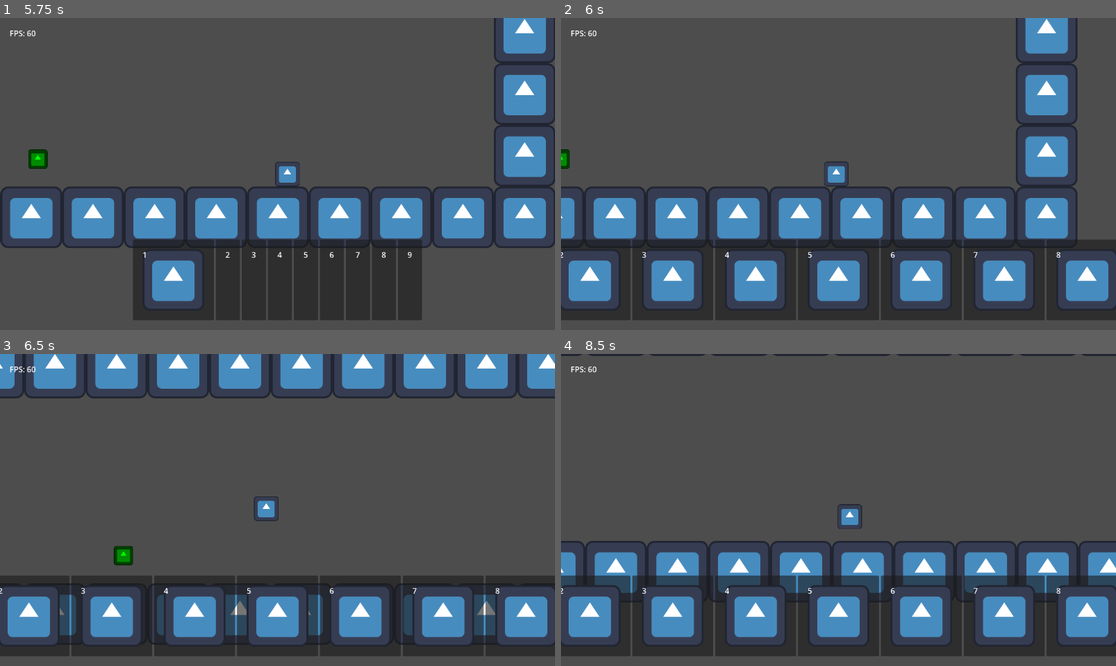
Above: before the commit, frames 1-4 (two rows, left to right).
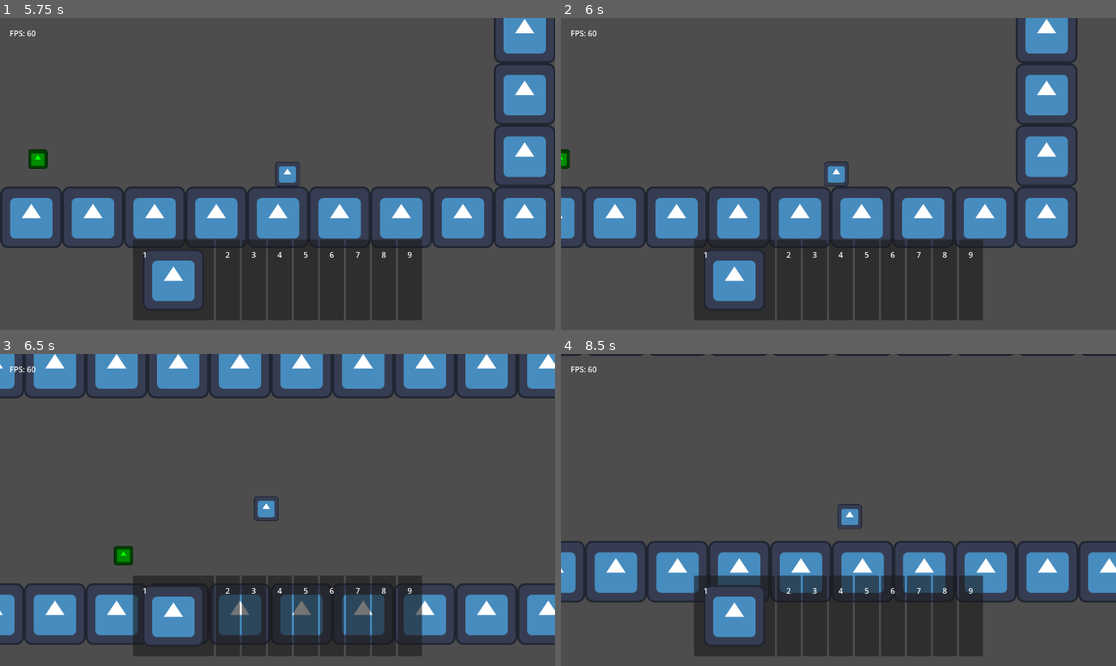
Above: after the commit, the same moments.

Repository: TheHumanMRP/RPG-Life-Tracker
Game: Godot game, scene res://Folders/Systems/Main/Scenes/main_scene.tscn
Two runs of this game, one before a commit and one after it. Both use one fixed random seed, a clock stepped at 60 frames per second and the inputs below. The engine's default icon, where the game draws it, is replaced by a stand-in: a white triangle on a blue panel in a dark square.
Inputs:
- Up to frame 1 (5.75 s): hold D (move_right) 0.53-2.03 s; tap I (add_test_sword) every 0.75 s from 0.6 to 5.1 s; tap Space (jump) at 0.77, 1.52, 3.02, 3.77, 4.52 s; hold A (move_left) 2.03-2.78 s; hold D (move_right) 2.78-4.28 s; hold A (move_left) 4.28-5.03 s; hold D (move_right) from 5.03 s (still down)
- Up to frame 2 (6 s): release D (move_right) at 5.78 s; hold A (move_left) from 5.78 s (still down); tap I (add_test_sword) at 5.85 s
- Up to frame 3 (6.5 s): keep holding A (move_left); tap Space (jump) at 6.02 s
- Up to frame 4 (8.5 s): tap I (add_test_sword) at 6.6, 7.35, 8.1 s; tap Space (jump) at 6.77, 7.52 s; release A (move_left) at 7.28 s; hold D (move_right) from 7.28 s (still down)

Frame 1 is identical in both runs. In frame 2, 15% of the frame differs, in the area x 0-100%, y 71-97%; in frame 3, 14%; in frame 4, 16%.
Error before the commit: Out of bounds get index '0' (on base: 'Array[ItemEntry]') (res://Folders/Systems/Inventory_System/Scripts/hotbar_logic.gd:61)
Error after the commit: Out of bounds get index '1' (on base: 'Array[ItemEntry]') (res://Folders/Systems/Inventory_System/Scripts/hotbar_logic.gd:61)

Commit message:
Auto commit at 2026-07-04 22:48:43

Diff:
--- a/Folders/Systems/Inventory_System/Scripts/hotbar_logic.gd
+++ b/Folders/Systems/Inventory_System/Scripts/hotbar_logic.gd
@@ -55,7 +55,7 @@
 	var inventory: Array[ItemEntry] = Global.get_inventory()
 
 	for i in range(NUMBER_OF_HOTBAR_SLOTS):
-		if not Global.check_if_item_at_index_in_inventory_exists(i):
+		if Global.check_if_item_at_index_in_inventory_exists(i):
 			continue
 
 		hotbar_slots[i] = inventory[i].item_id
